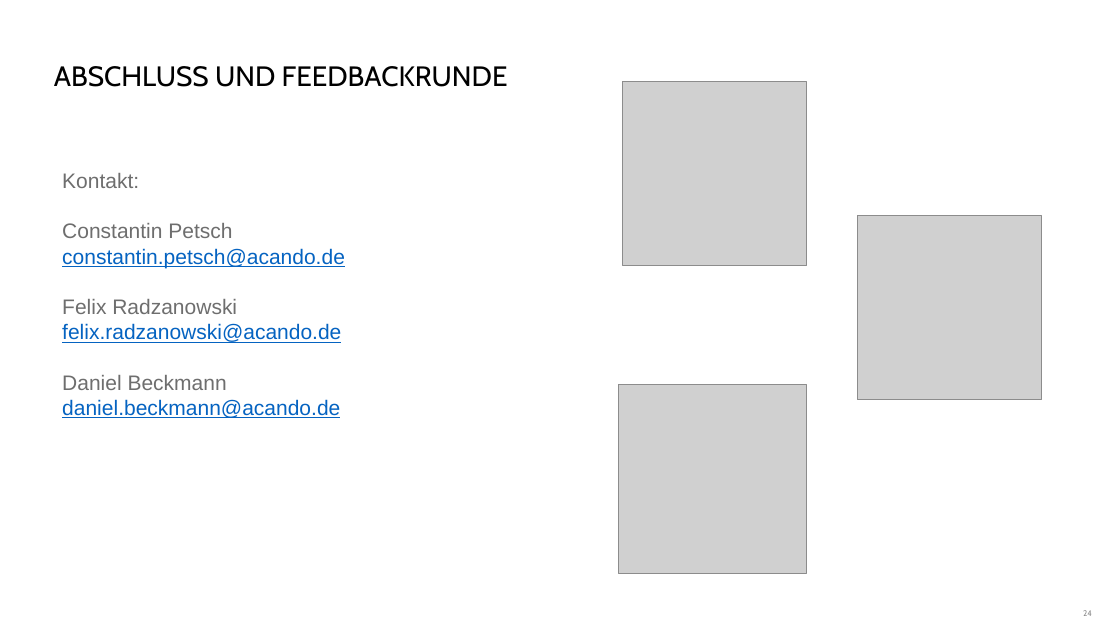
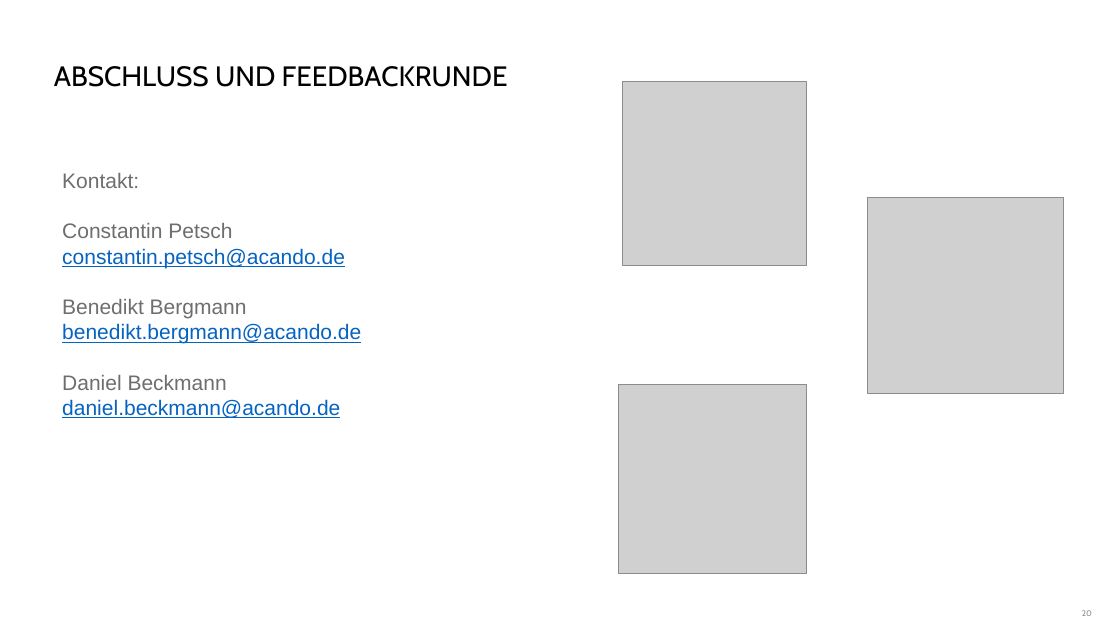
Before and after one commit to danielbeckmann/DotNETJumpStart, a slide deck: slide 20 of 06. Universal Windows Platform/Entwicklung einer App für die universelle Windows Plattform.pptx (slide 24 before the commit). Drawn at 1120x630 pixels with LibreOffice and Linux fonts; fonts in the diff are those of the drawing; grey boxes stand for pictures; background and template pictures are left out. Boxes give left, top, right and bottom in pixels: in the first picture for what was removed or moved away, otherwise in the second. Text is boxed around its words. In the diff, an @@ line names an element or a change of style, - is before the commit and + after.

```diff
--- a/06. Universal Windows Platform/Entwicklung einer App für die universelle Windows Plattform.pptx
+++ b/06. Universal Windows Platform/Entwicklung einer App für die universelle Windows Plattform.pptx
@@ picture: place and size @@
-picture at [857,216,1041,400]
+picture at [867,197,1064,394]
@@ text at [62,299,361,344]: text changed @@
-Felix Radzanowski
-felix.radzanowski@acando.de
+Benedikt Bergmann
+benedikt.bergmann@acando.de
@@ page number at [1082,610,1092,616]: text changed @@
-24
+20
```
Also in this commit, not shown: 16 other slides changed, 1 slide added, 5 slides removed, 5 other files.
